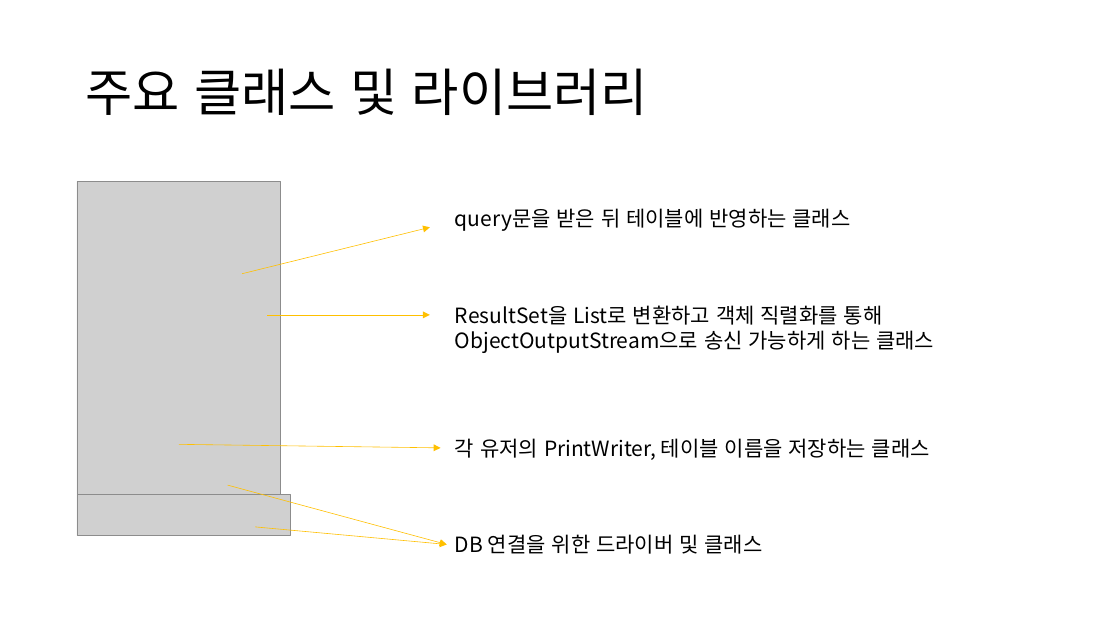
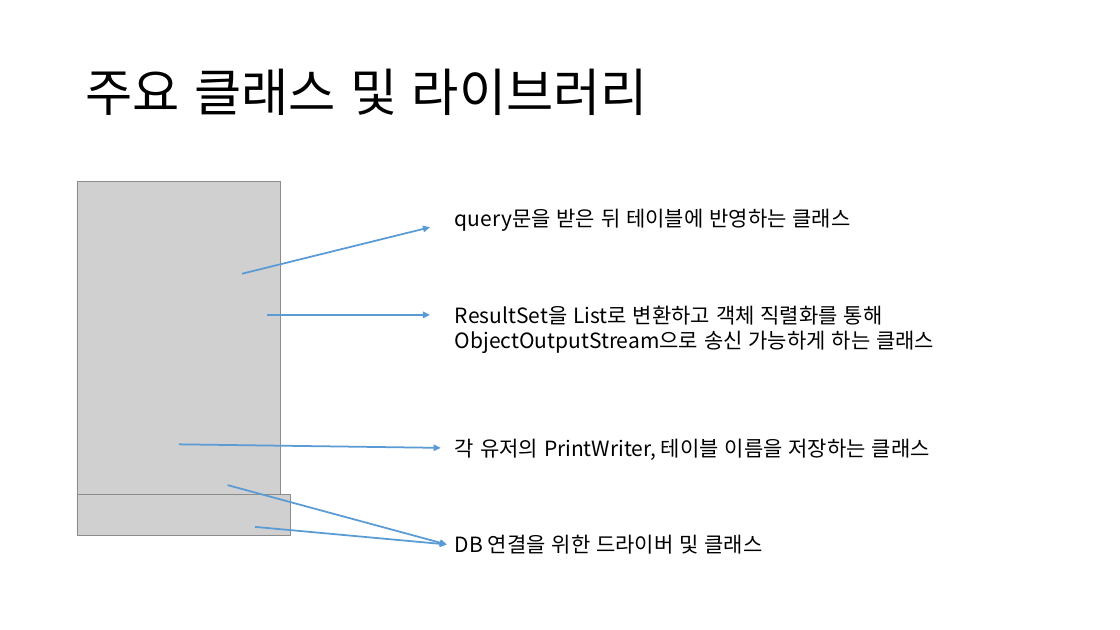
Before and after one commit to skyofsora/AutoSyncTableGUI, a slide deck: slide 3 of Java Portfolio.pptx. Drawn at 1120x630 pixels with LibreOffice and Linux fonts; fonts in the diff are those of the drawing; grey boxes stand for pictures. Boxes give left, top, right and bottom in pixels: in the first picture for what was removed or moved away, otherwise in the second. Text is boxed around its words. In the diff, an @@ line names an element or a change of style, - is before the commit and + after.

```diff
--- a/Java Portfolio.pptx
+++ b/Java Portfolio.pptx
@@ arrow (242, 274) - (430, 228): stroke #FFC000 0.5 pt to #5B9BD5 1.5 pt @@
@@ arrow (267, 315) - (430, 315): stroke #FFC000 0.5 pt to #5B9BD5 1.5 pt @@
@@ arrow (179, 444) - (441, 448): stroke #FFC000 0.5 pt to #5B9BD5 1.5 pt @@
@@ arrow (228, 485) - (447, 544): stroke #FFC000 0.5 pt to #5B9BD5 1.5 pt @@
@@ arrow (255, 527) - (447, 544): stroke #FFC000 0.5 pt to #5B9BD5 1.5 pt @@
```
Also in this commit, not shown: 1 other slide changed, 5 slides added, 1 slide removed, 3 other files.
